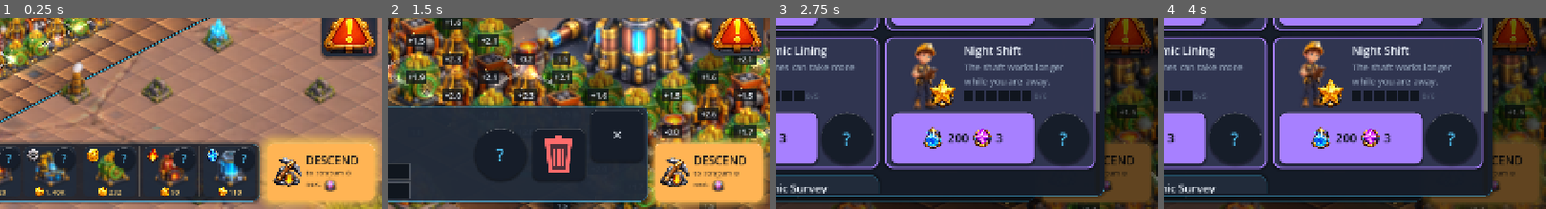
Above: before the commit, frames 1-4 (left to right).
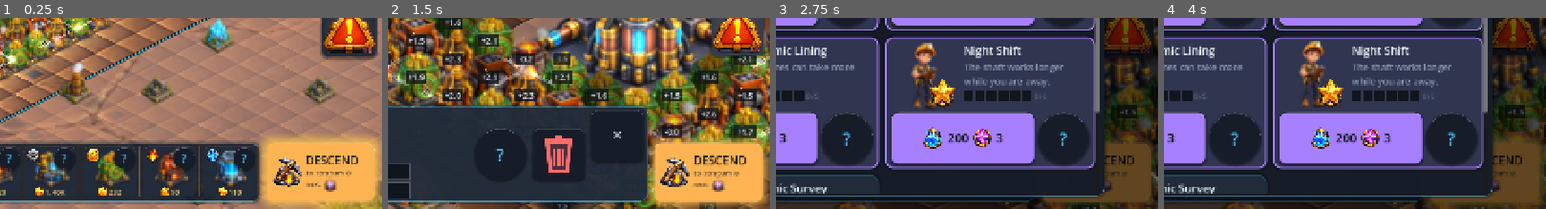
Above: after the commit, the same moments.

Repository: Furkiozknn/lodeworks
Game: Godot game, scene res://tools/perf_probe.tscn
The game is run twice, just before and just after one commit, with the same random seed, the same clock (stepped at 60 frames per second) and the same inputs. This scene is started directly instead of the project's main scene.
Inputs (mouse positions are % of the whole screen's width and height, from its top left):
- Up to frame 1 (0.25 s): no input
- Up to frame 2 (1.5 s): click (96, 39) at 0.52 s; click "18" at 1.25 s
- Up to frame 3 (2.75 s): click (4, 91) at 2 s
- Up to frame 4 (4 s): click (12, 91) at 2.75 s; click (19, 91) at 3.5 s
The pictures show only the part of the screen within x 50-100%, y 50-100%; the shares and areas given below are measured in that part.

The runs differ from the first frame. In frame 1, less than 0.1% of the frame differs, in the area x 67-100%, y 59-100%; in frame 2, less than 0.1%; in frame 3, less than 0.1%; in frame 4, nothing differs.

Commit message:
Update the Descend halo fifteen times a second, and record the final frame cost
Each halo update redraws the key; a two-second swell does not need sixty.
End of round against where it started, back to back on the desktop probe:
idle p50 11.68 -> 12.03 ms, soak 11.32 -> 11.65 ms, draw calls 148 -> 165.

Co-Authored-By: Claude Opus 5.5 (1M context) <noreply@anthropic.com>

Diff:
--- a/scripts/ui/main.gd
+++ b/scripts/ui/main.gd
@@ -80,6 +80,7 @@
 ## The heat key's picture and light, the state it shows (see
 ## `StatusBadges.heat_state`) and where its flicker is.
 var _descend_seen_closed: bool = false
+var _halo_beat: int = 0
 var _heat_icon: TextureRect
 var _heat_glow: TextureRect
 var _heat_state: int = 0
@@ -296,7 +297,10 @@
 	_glow_heat(delta)
 	# The Descend key's halo: a warm glow round it that swells slowly while
 	# the way down is open, drawn as the key's own shadow.
-	if _btn_descend != null and not _btn_descend.disabled:
+	_halo_beat += 1
+	# Fifteen updates a second are enough for a two-second swell, and each
+	# update redraws the key.
+	if _btn_descend != null and not _btn_descend.disabled and _halo_beat % 4 == 0:
 		var k3: float = 0.5 - 0.5 * cos(TAU * fposmod(float(Time.get_ticks_msec()) / 1000.0 * 0.5, 1.0))
 		if bool(Sim.settings.get("reduce_motion", false)):
 			k3 = 0.5
Not shown, changed: docs/AUDIT.md
